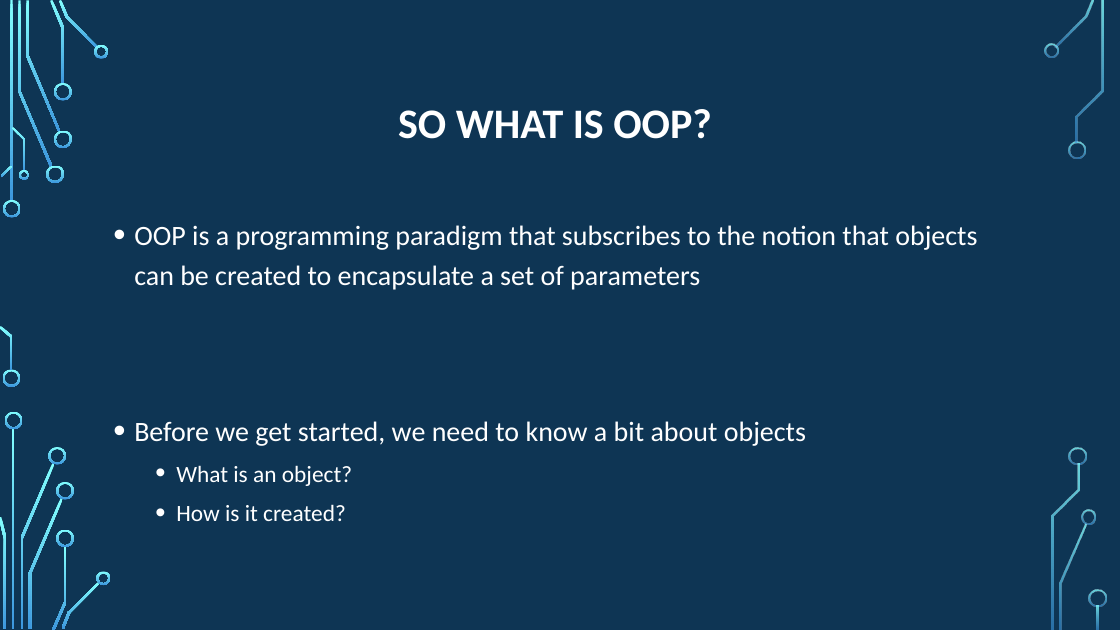
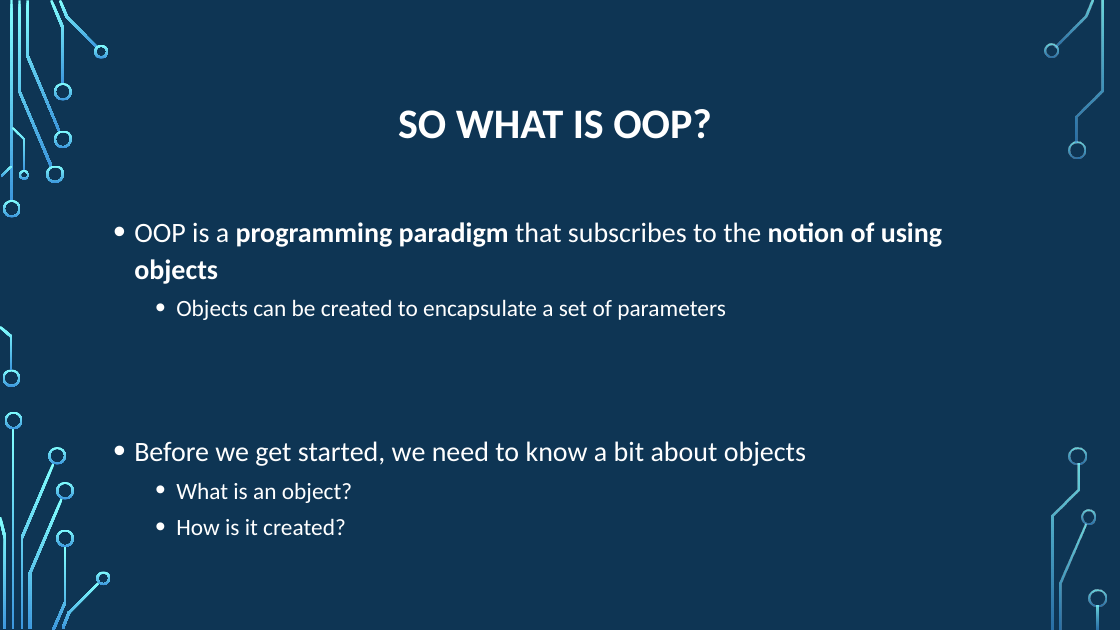
Before and after one commit to psypdt/Advanced_Summer_Course, a slide deck: slide 3 of Day4/Day_4.pptx. Drawn at 1120x630 pixels with LibreOffice and Linux fonts; fonts in the diff are those of the drawing; background and template pictures are left out. Boxes give left, top, right and bottom in pixels: in the first picture for what was removed or moved away, otherwise in the second. Text is boxed around its words. In the diff, an @@ line names an element or a change of style, - is before the commit and + after.

Commit message:
Update Day4

```diff
--- a/Day4/Day_4.pptx
+++ b/Day4/Day_4.pptx
@@ text at <box>134,222,942,320</box>: text changed @@
-• OOP is a programming paradigm that subscribes to the notion that objects can be created to encapsulate a set of parameters
+• OOP is a programming paradigm that subscribes to the notion of using objects
+  • Objects can be created to encapsulate a set of parameters
@@ text at <box>134,441,806,535</box>: line spacing 1.2 to 1.1 @@
```
Also in this commit, not shown: 1 other slide changed.
